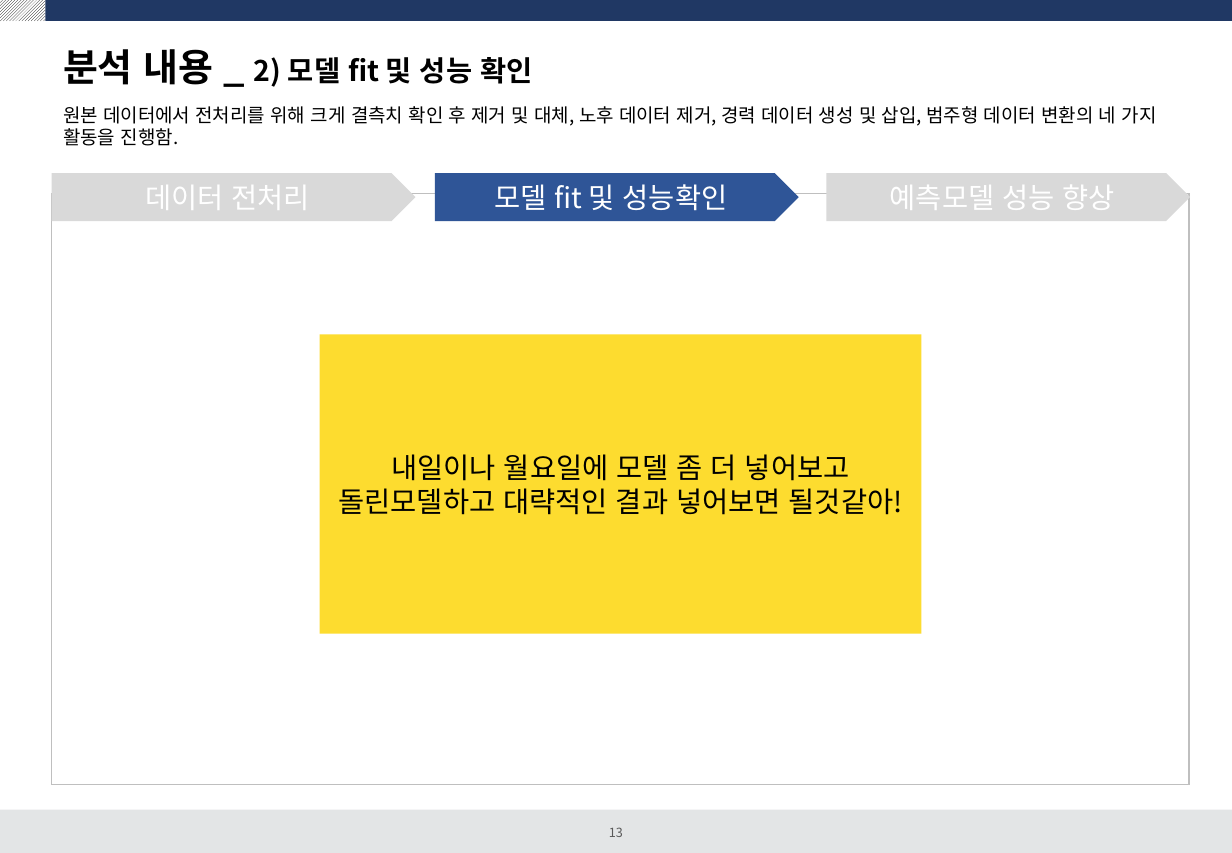
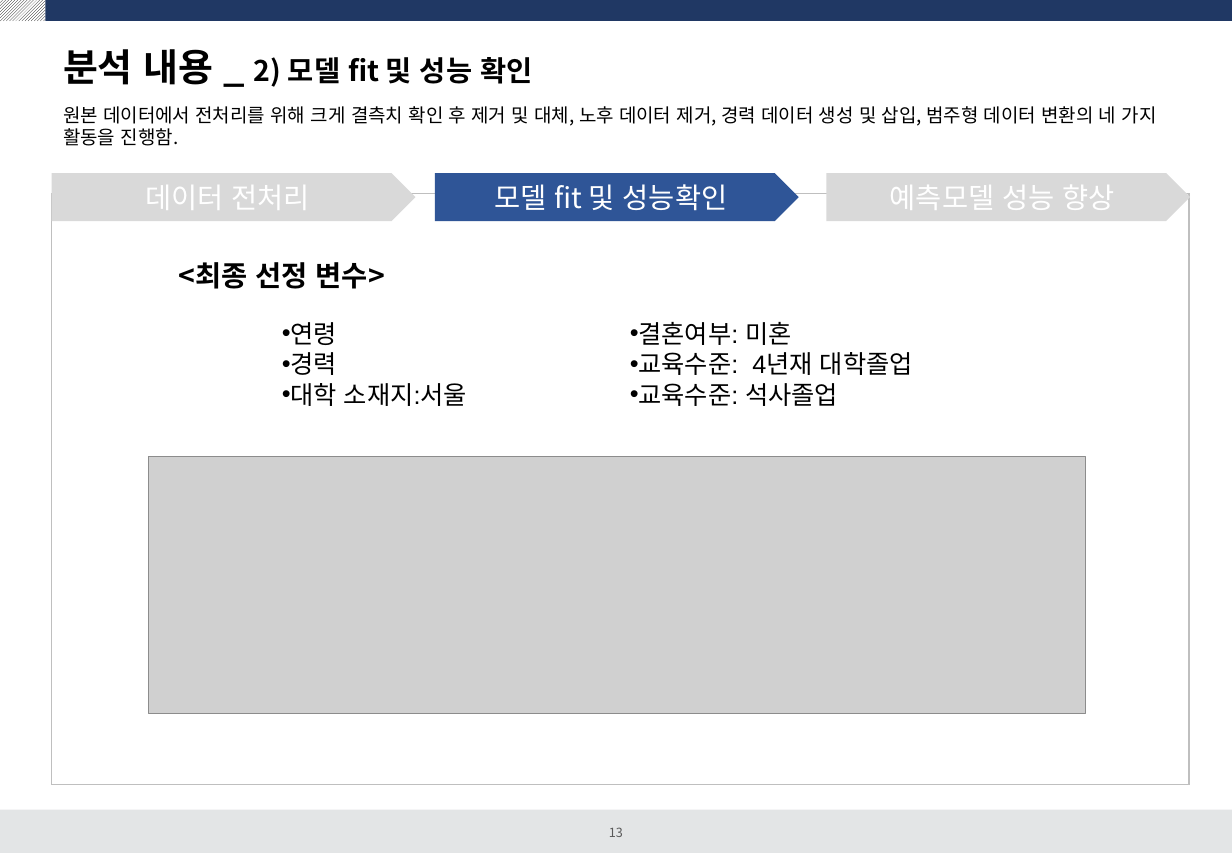
Before and after one commit to dss-14th/Regression_3_project, a slide deck: slide 13 of 여성임금 예측프로젝트.pptx. Drawn at 1232x853 pixels with LibreOffice and Linux fonts; fonts in the diff are those of the drawing; grey boxes stand for pictures. Boxes give left, top, right and bottom in pixels: in the first picture for what was removed or moved away, otherwise in the second. Text is boxed around its words. In the diff, an @@ line names an element or a change of style, - is before the commit and + after.

```diff
--- a/여성임금 예측프로젝트.pptx
+++ b/여성임금 예측프로젝트.pptx
@@ text added at (x1=178, y1=262, x2=385, y2=289), 18 pt, text #000000, bold @@
+<최종 선정 변수>
@@ text added at (x1=291, y1=322, x2=913, y2=406), 16 pt, text #000000 @@
+• 연령
+• 경력
+• 대학 소재지:서울
+• 결혼여부: 미혼
+• 교육수준: 4년재 대학졸업
+• 교육수준: 석사졸업
@@ rectangle removed at (x1=320, y1=334, x2=921, y2=634) @@
-내일이나 월요일에 모델 좀 더 넣어보고 돌린모델하고 대략적인 결과 넣어보면 될것같아!
@@ picture added at (x1=148, y1=456, x2=1085, y2=713) @@
```
Also in this commit, not shown: 4 other slides changed, 4 slides added, 1 slide removed, 4 other files.
